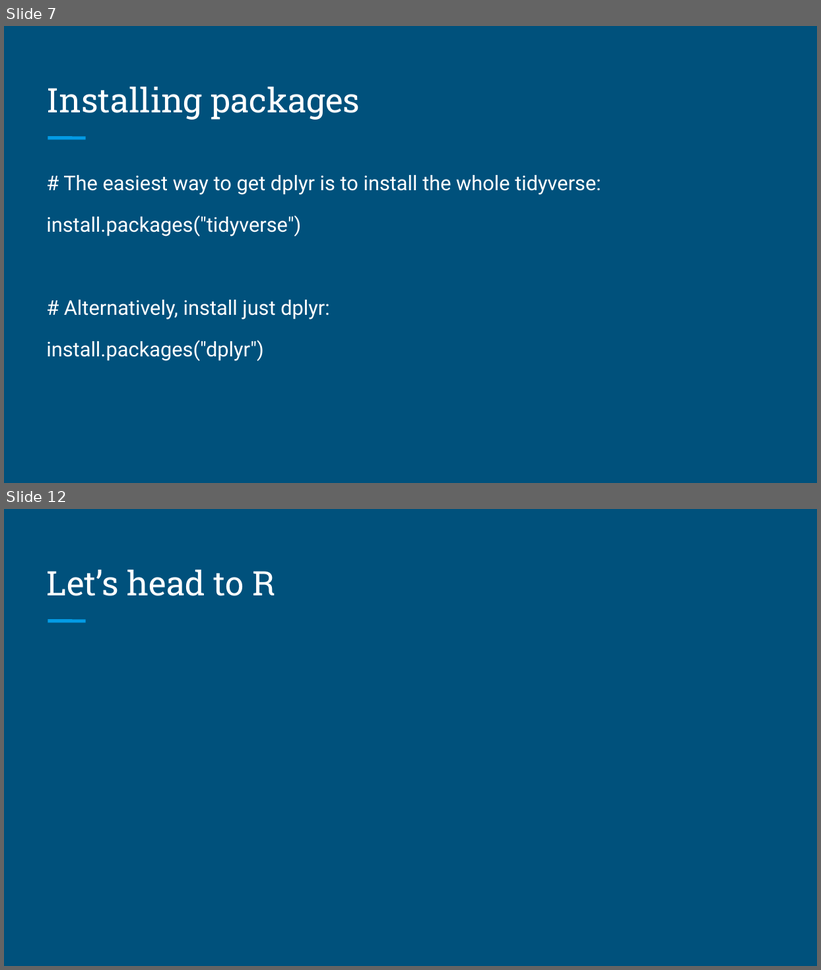
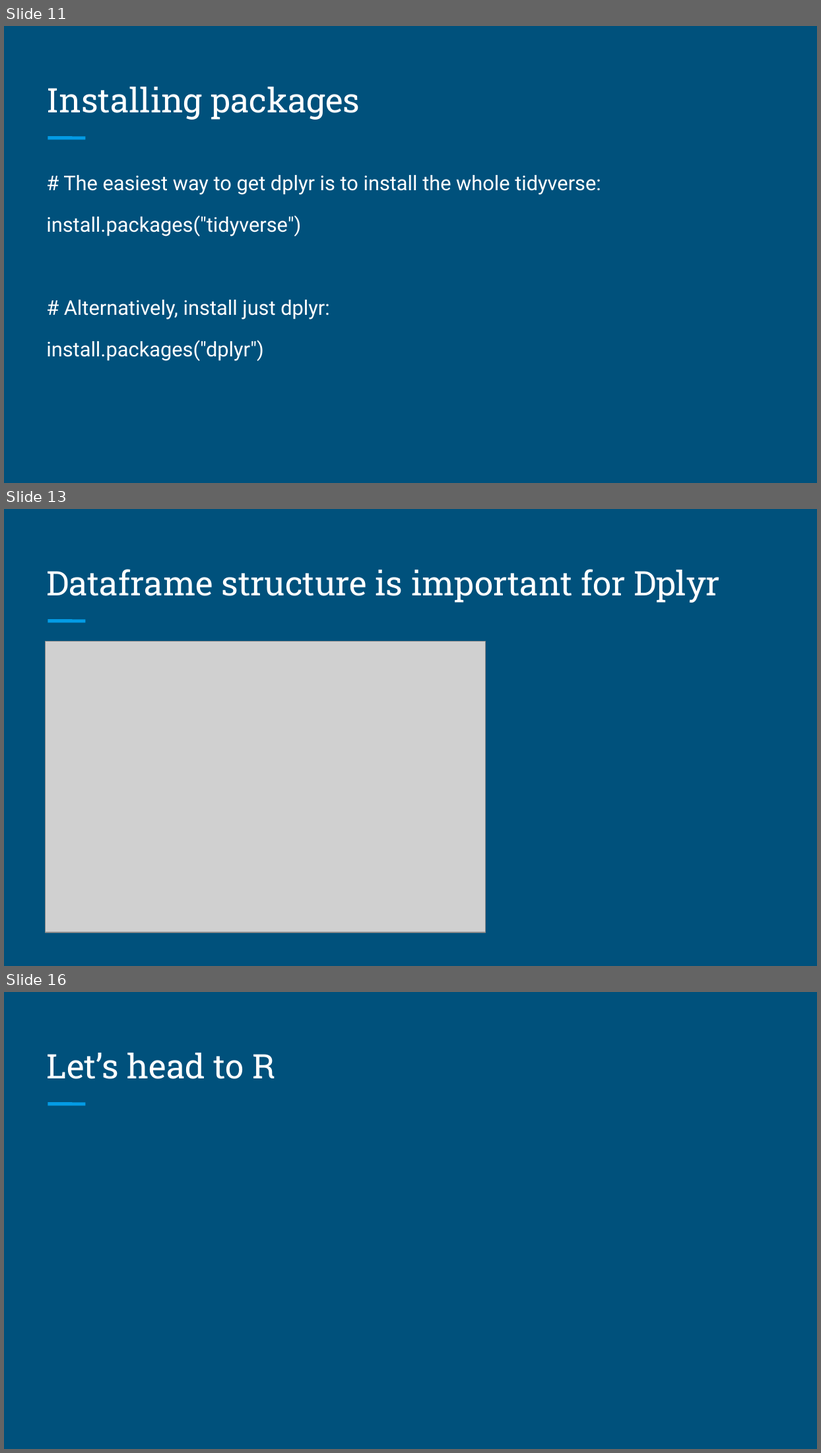
Before and after one commit to brandonyph/APB-Workshop-DataAnalyticsEssentials, a slide deck: Week4-Data-Import-and-Transformation/Week 4-Data Transformation.pptx. Shown one above the other, each under a label of ours: slides 7 and 12 before the commit, slides 11, 13 and 16 after it; the slides between them are not shown. The pictures are 821x970 and 821x1453 pixels, drawn with LibreOffice and Linux fonts; fonts in the diff are those of the drawing; grey boxes stand for pictures. Boxes give left, top, right and bottom in pixels: in the first picture for what was removed or moved away, otherwise in the second. Text is boxed around its words. In the diff, an @@ line names an element or a change of style, - is before the commit and + after.

```diff
--- a/Week4-Data-Import-and-Transformation/Week 4-Data Transformation.pptx
+++ b/Week4-Data-Import-and-Transformation/Week 4-Data Transformation.pptx
@@ slide 13 added at [4, 509, 817, 966], background #00517C; not listed: 1 template element that a slide beside it also shows @@
@@ text added at [46, 569, 720, 603], 30 pt, text #FFFFFF @@
+Dataframe structure is important for Dplyr
@@ picture added at [46, 642, 486, 933] @@
@@ what was slide 7 is now slide 11 @@
@@ what was slide 12 is now slide 16 @@
```
Also in this commit, not shown: 6 slides changed, 4 other slides added, 1 slide removed.
